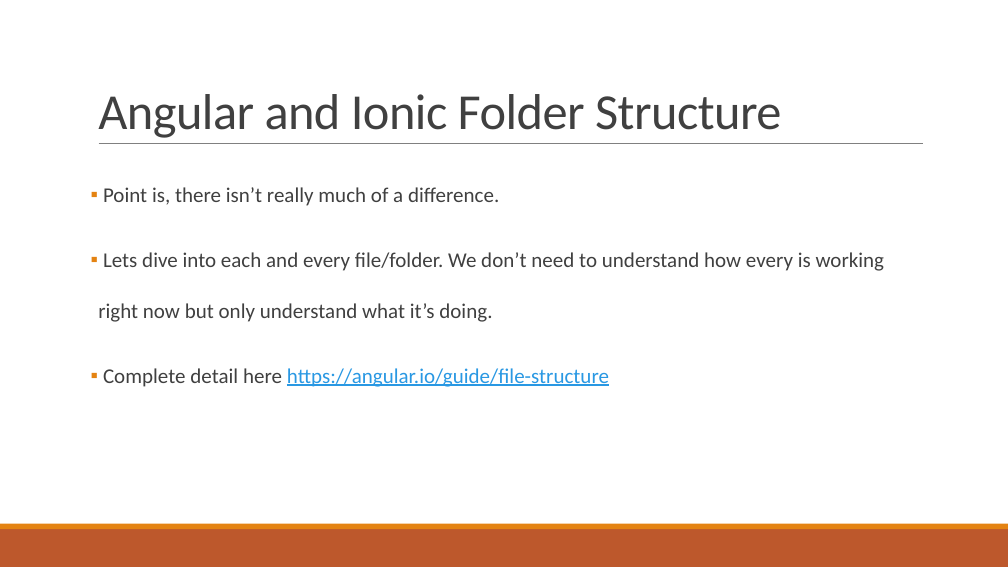
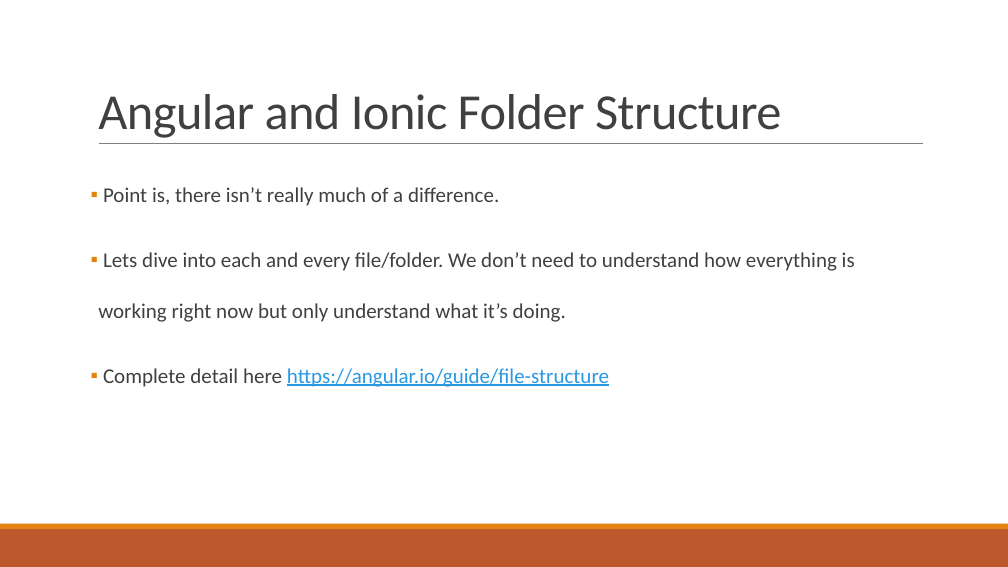
Before and after one commit to alamgirqazi/mobile-application-development-course, a slide deck: slide 4 of lecture 4/Lecture 4 - Mobile Application Development.pptx. Drawn at 1008x567 pixels with LibreOffice and Linux fonts; fonts in the diff are those of the drawing. Boxes give left, top, right and bottom in pixels: in the first picture for what was removed or moved away, otherwise in the second. Text is boxed around its words. In the diff, an @@ line names an element or a change of style, - is before the commit and + after.

```diff
--- a/lecture 4/Lecture 4 - Mobile Application Development.pptx
+++ b/lecture 4/Lecture 4 - Mobile Application Development.pptx
@@ text at bbox=[98, 252, 855, 322]: text changed @@
-▪ Lets dive into each and every file/folder. We don’t need to understand how every is working right now but only understand what it’s doing.
+▪ Lets dive into each and every file/folder. We don’t need to understand how everything is working right now but only understand what it’s doing.
```
Also in this commit, not shown: 3 other slides changed, 1 slide removed, 1 other file.
